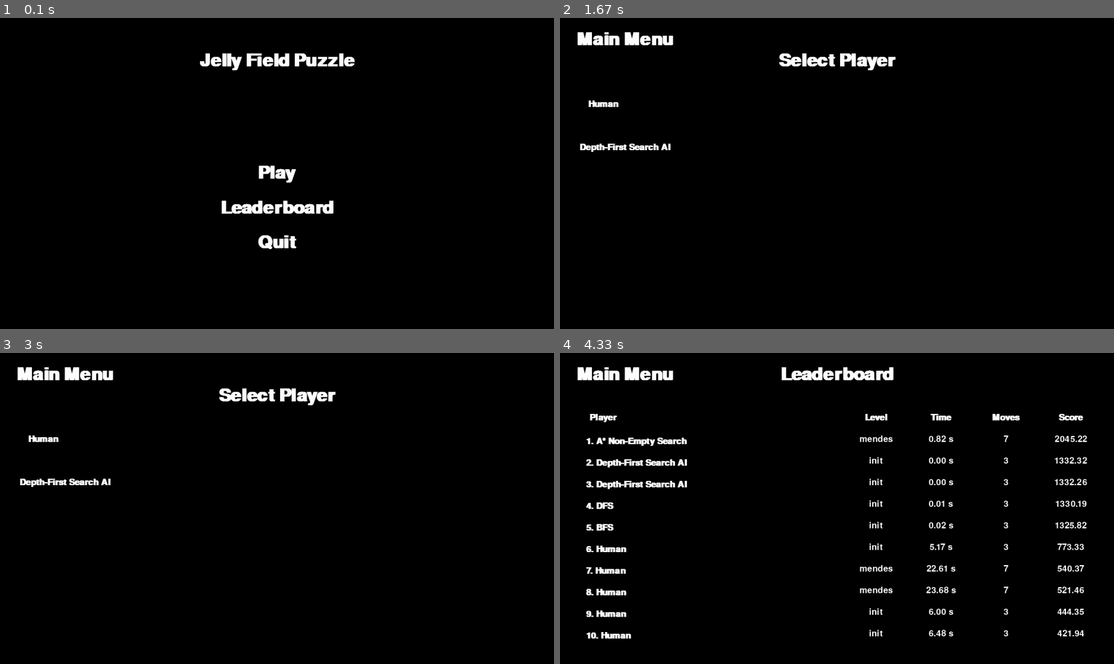
Above: before the commit, frames 1-4 (two rows, left to right).
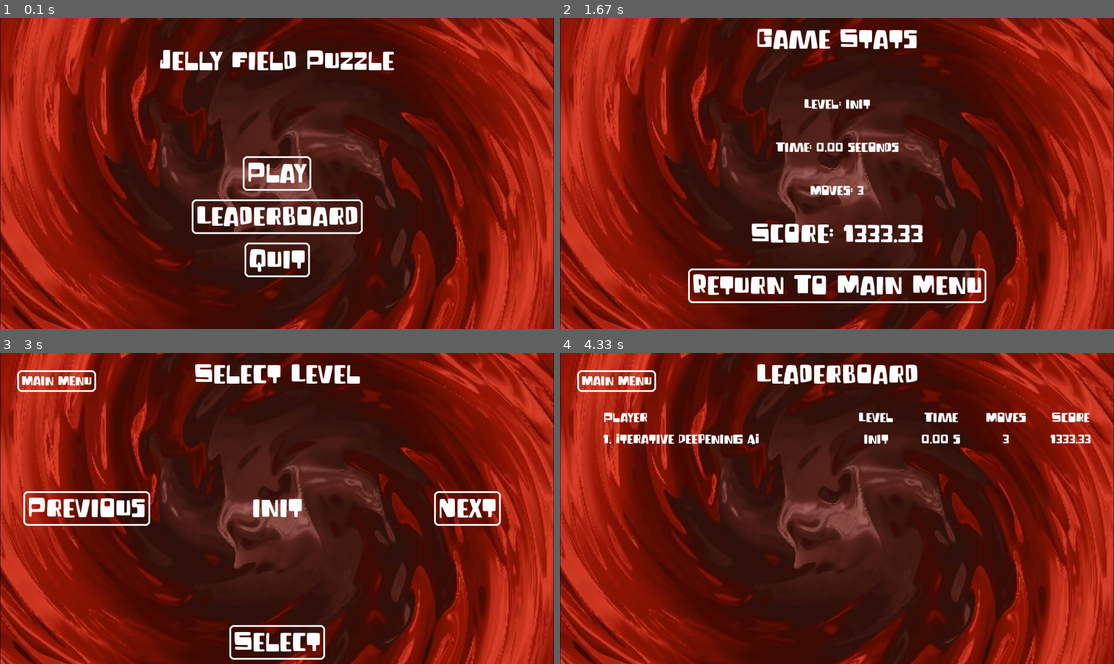
Above: after the commit, the same moments.

Repository: jose-carlos-sousa/jelly-field-IA
Game: pygame game, started from main.py
Same seed, same stepped clock (60 frames per second), same inputs: the game is played once before the commit and once after it.
Inputs (mouse positions are in pixels of both pictures, inside the frame that each line leads up to):
- Up to frame 1 (0.1 s): no input
- Up to frame 2 (1.67 s): click (837, 173) at 0.38 s; click "Select" at 0.72 s; press the mouse at (997, 111) at 1.03 s; move the mouse to (897, 148) at 1.13 s; release the mouse at (798, 185) at 1.27 s; press the mouse at (837, 217) at 1.37 s; move the mouse to (909, 136) at 1.47 s; release the mouse at (981, 55) at 1.6 s
- Up to frame 3 (3 s): click (265, 620) at 1.72 s; click (299, 496) at 2.05 s; click (465, 508) at 2.38 s, where only the run after the commit has a clickable "Next"; press the mouse at (465, 508) at 2.7 s; move the mouse to (360, 561) at 2.8 s; release the mouse at (254, 617) at 2.93 s
- Up to frame 4 (4.33 s): press the mouse at (615, 380) at 3.03 s; move the mouse to (720, 393) at 3.13 s; release the mouse at (831, 408) at 3.27 s; click (825, 542) at 3.88 s

The runs differ from the first frame. In frame 1, 100% of the frame differs, in the area x 0-100%, y 0-100%; in frame 2, 100%; in frame 3, 100%; in frame 4, 99%.

Commit message:
screens redesign... kind of

Diff:
--- a/leaderboard.csv
+++ b/leaderboard.csv
@@ -1,12 +1 @@
 Player,Time,Score,Moves,Level
-A* Non-Empty Search,0.82,2045.22,7,mendes
-BFS,0.02,1325.82,3,init
-DFS,0.01,1330.19,3,init
-Depth-First Search AI,0.002408742904663086,1332.26,3,init
-Depth-First Search AI,0.002286195755004883,1332.32,3,init
-Human,23.682834148406982,521.46,7,mendes
-Human,6.002010345458984,444.35,3,init
-Human,6.480051279067993,421.94,3,init
-Human,22.609403371810913,540.37,7,mendes
-Human,17.00634503364563,0.0,8,mendes
-Human,5.172457218170166,773.33,3,init
--- a/screens/ai_game.py
+++ b/screens/ai_game.py
@@ -6,12 +6,20 @@
     def __init__(self, state):
         super().__init__()
         self.gajo = ai.AIAgent(state)
-        self.add_text_button("Main Menu", "large_bold", (150, 50))
+        self.add_text_button("Return To Main Menu", "large_bold", (self.width // 2, self.height - 100))
         self.stats = self.run_game(state)
 
     def run_game(self, state):
         if state.player == "Depth-First Search AI":
             solution = self.gajo.depth_first_search()
+        elif state.player == "Breadth-First Search AI":
+            solution = self.gajo.bfs_search()
+        elif state.player == "Iterative Deepening AI":
+            solution = self.gajo.iterative_deepening()
+        elif state.player == "A* Maximize Empty AI":
+            solution = self.gajo.a_star_search(self.gajo.heuristic_non_empty_jellies)
+        elif state.player == "A* Minimize Goal AI":
+            solution = self.gajo.a_star_search(self.gajo.heuristic_goal_vals)
 
         score, steps, solution_time = self.gajo.get_solution_stats(solution)
 
@@ -22,11 +30,14 @@
             file.write(f"{stats['player']},{stats['time']},{stats['score']},{stats['steps']},{stats['level']}\n")
 
     def display(self, state):
-        self.surface.fill((0, 0, 0))
+        self.surface.blit(self.bg, (0, 0))
         self.draw_text("Game Stats", "large_bold", (self.width // 2, 50))
-        self.draw_text("Main Menu", "large_bold", (150, 50))
+        self.draw_button("Return To Main Menu", "large_bold", (self.width // 2, self.height - 100))
 
-        self.draw_text(f"Time: {self.stats['time']:.2f} seconds", "medium", (self.width // 2, 200))
+        self.draw_text(f"Level: {self.stats['level']}", "medium", (self.width // 2, 200))
+        self.draw_text(f"Time: {self.stats['time']:.2f} seconds", "medium", (self.width // 2, 300))
+        self.draw_text(f"Moves: {self.stats['steps']}", "medium", (self.width // 2, 400))
+        self.draw_text(f"Score: {self.stats['score']:.2f}", "large", (self.width // 2, 500))
 
         pygame.display.flip()
 
@@ -34,7 +45,7 @@
         if event.type == pygame.MOUSEBUTTONDOWN and event.button == 1:
                 for button_text, rect in self.buttons.items():
                     if rect.collidepoint(event.pos):
-                        if button_text == "Main Menu":
+                        if button_text == "Return To Main Menu":
                             self.save_game(self.stats)
                             return "main_menu", state
 
--- a/screens/game_screen.py
+++ b/screens/game_screen.py
@@ -9,7 +9,7 @@
         self.cell_size = 50
         self.dragging = False
         self.selected_jelly = None
-        self.add_text_button("Main Menu", "medium_bold", (150, 50))
+        self.add_text_button("Main Menu", "medium_bold", (50, 50), alignment="left")
 
         self.jelly_positions = {}
         for i in range(len(state.next_jellies)):
@@ -63,14 +63,14 @@
     def display(self, state):
         current_time = round(time.time() - state.stats['time'])
 
-        self.surface.fill((0, 0, 0))
+        self.surface.blit(self.bg, (0, 0))
 
-        self.draw_text("Main Menu", "large_bold", (150, 50))
+        self.draw_button("Main Menu", "medium_bold", (50, 50), alignment="left")
 
         self.draw_goals(state)
 
-        self.draw_text(f"Moves: {state.stats['steps']}", "medium_bold", (self.width - 150, 50))
-        self.draw_text(f"Time: {(current_time // 60):02d}:{(current_time % 60):02d}", "medium_bold", (self.width - 150, 150))
+        self.draw_text(f"Moves: {state.stats['steps']}", "medium_bold", (self.width - 50, 50), alignment="right")
+        self.draw_text(f"Time: {(current_time // 60):02d}:{(current_time % 60):02d}", "medium_bold", (self.width - 50, 150), alignment="right")
 
         self.draw_board(state)
 
--- a/screens/leaderboard.py
+++ b/screens/leaderboard.py
@@ -5,14 +5,14 @@
     def __init__(self, leaderboard):
         super().__init__()
         self.leaderboard = leaderboard
-        self.add_text_button("Main Menu", "large_bold", (150, 50))
+        self.add_text_button("Main Menu", "medium_bold", (50, 50), alignment="left")
 
     def display(self, state):
-        self.surface.fill((0, 0, 0))
+        self.surface.blit(self.bg, (0, 0))
         self.draw_text("Leaderboard", "large_bold", (self.width // 2, 50))
-        self.draw_text("Main Menu", "large_bold", (150, 50))
+        self.draw_button("Main Menu", "medium_bold", (50, 50), alignment="left")
 
-        self.draw_text("Player", "medium_bold", (100, 150))
+        self.draw_text("Player", "medium_bold", (100, 135), alignment="left")
         self.draw_text("Level", "medium_bold", (self.width - 550, 150))
         self.draw_text("Time", "medium_bold", (self.width - 400, 150))
         self.draw_text("Moves", "medium_bold", (self.width - 250, 150))
@@ -22,10 +22,7 @@
         pos = 1
 
         for index, row in self.leaderboard.iterrows():
-            text = self.fonts['medium_bold'].render(f"{pos}. {row['Player']}", True, (255, 255, 255))
-            text_rect = text.get_rect(topleft=(60, y_offset - 5))
-            self.surface.blit(text, text_rect)
-
+            self.draw_text(f"{pos}. {row['Player']}", "medium_bold", (100, y_offset - 15), alignment="left")
             self.draw_text(f"{row['Level']}", "medium", (self.width - 550, y_offset))
             self.draw_text(f"{row['Time']:.2f} s", "medium", (self.width - 400, y_offset))
             self.draw_text(f"{row['Moves']}", "medium", (self.width - 250, y_offset))
--- a/screens/level_select.py
+++ b/screens/level_select.py
@@ -8,18 +8,20 @@
         super().__init__()
         self.levels = [s.split('.')[0] for s in os.listdir(os.path.join(os.getcwd(), 'levels'))]
         self.selected = 0
+        self.add_text_button("Main Menu", "medium_bold", (50, 50), alignment="left")
         self.add_text_button("Previous", "large", (200, self.height // 2))
         self.add_text_button("Next", "large", (self.width - 200, self.height // 2))
         self.add_text_button("Select", "large", (self.width // 2, self.height - 50))
 
     def display(self, state):
-        self.surface.fill((0, 0, 0))
+        self.surface.blit(self.bg, (0, 0))
         self.draw_text("Select Level", "large_bold", (self.width // 2, 50))
+        self.draw_button("Main Menu", "medium_bold", (50, 50), alignment="left")
 
-        self.draw_text("Previous", "large", (200, self.height // 2))
-        self.draw_text("Next", "large", (self.width - 200, self.height // 2))
+        self.draw_button("Previous", "large", (200, self.height // 2))
+        self.draw_button("Next", "large", (self.width - 200, self.height // 2))
 
-        self.draw_text("Select", "large", (self.width // 2, self.height - 50))
+        self.draw_button("Select", "large", (self.width // 2, self.height - 50))
 
         self.draw_text(self.levels[self.selected], "large_bold", (self.width // 2, self.height // 2))
 
@@ -33,6 +35,8 @@
                             self.selected = (self.selected - 1) % len(self.levels)
                         elif button_text == "Next":
                             self.selected = (self.selected - 1) % len(self.levels)
+                        elif button_text == "Main Menu":
+                            return "main_menu", state
                         elif button_text == "Select":
                             file = os.path.join('.', 'levels', '.'.join([self.levels[self.selected], 'txt']))
                             new_state = JellyFieldState(file)
--- a/screens/main_menu_screen.py
+++ b/screens/main_menu_screen.py
@@ -8,16 +8,16 @@
         self.start_y = int(self.height / 2)
 
         for index, button_text in enumerate(self.button_texts):
-            self.add_text_button(button_text, "large_bold", (self.width // 2, self.start_y + index * 80))
+            self.add_text_button(button_text, "large_bold", (self.width // 2, self.start_y + index * 100))
 
 
     def display(self, state):
-        self.surface.fill((0, 0, 0))
+        self.surface.blit(self.bg, (0, 0))
         self.draw_text("Jelly Field Puzzle", "large_bold", (self.width // 2, 100))
 
         for index, text in enumerate(self.button_texts):
-            position = (self.width // 2, self.start_y + index * 80)
-            self.draw_text(text, "large_bold", position)
+            position = (self.width // 2, self.start_y + index * 100)
+            self.draw_button(text, "large_bold", position)
 
         pygame.display.flip()
 
--- a/screens/player_select.py
+++ b/screens/player_select.py
@@ -4,16 +4,24 @@
 class PlayerSelect(Screen):
     def __init__(self):
         super().__init__()
-        self.add_text_button("Main Menu", "large_bold", (150, 50))
-        self.add_text_button("Human", "medium_bold", (100, 200))
-        self.add_text_button("Depth-First Search AI", "medium_bold", (150, 300))
+        self.add_text_button("Main Menu", "medium_bold", (50, 50), alignment="left")
+        self.add_text_button("Human", "medium_bold", (100, 200) ,alignment="left")
+        self.add_text_button("Depth-First Search AI", "medium_bold", (100, 400), alignment="left")
+        self.add_text_button("Breadth-First Search AI", "medium_bold", (100, 600), alignment="left")
+        self.add_text_button("Iterative Deepening AI", "medium_bold", (self.width - 100, 200), alignment="right")
+        self.add_text_button("A* Maximize Empty AI", "medium_bold", (self.width - 100, 400), alignment="right")
+        self.add_text_button("A* Minimize Goal AI", "medium_bold", (self.width - 100, 600), alignment="right")
 
     def display(self, state):
-        self.surface.fill((0, 0, 0))
+        self.surface.blit(self.bg, (0, 0))
         self.draw_text("Select Player", "large_bold", (self.width // 2, 100))
-        self.draw_text("Main Menu", "large_bold", (150, 50))
-        self.draw_text("Human", "medium_bold", (100, 200))
-        self.draw_text("Depth-First Search AI", "medium_bold", (150, 300))
+        self.draw_button("Main Menu", "medium_bold", (50, 50), alignment="left")
+        self.draw_button("Human", "medium_bold", (100, 200), alignment="left")
+        self.draw_button("Depth-First Search AI", "medium_bold", (100, 400), alignment="left")
+        self.draw_button("Breadth-First Search AI", "medium_bold", (100, 600), alignment="left")
+        self.draw_button("Iterative Deepening AI", "medium_bold", (self.width - 100, 200), alignment="right")
+        self.draw_button("A* Maximize Empty AI", "medium_bold", (self.width - 100, 400), alignment="right")
+        self.draw_button("A* Minimize Goal AI", "medium_bold", (self.width - 100, 600), alignment="right")
 
         pygame.display.flip()
 
@@ -30,5 +38,17 @@
                         elif button_text == "Depth-First Search AI":
                             state.player = "Depth-First Search AI"
                             return "ai_game", state
+                        elif button_text == "Breadth-First Search AI":
+                            state.player = "Breadth-First Search AI"
+                            return "ai_game", state
+                        elif button_text == "Iterative Deepening AI":
+                            state.player = "Iterative Deepening AI"
+                            return "ai_game", state
+                        elif button_text == "A* Maximize Empty AI":
+                            state.player = "A* Maximize Empty AI"
+                            return "ai_game", state
+                        elif button_text == "A* Minimize Goal AI":
+                            state.player = "A* Minimize Goal AI"
+                            return "ai_game", state
 
         return "player_select", state
--- a/screens/screen.py
+++ b/screens/screen.py
@@ -1,14 +1,15 @@
-import pygame
+import pygame, colorsys
 from abc import ABC, abstractmethod
 
 class Screen(ABC):
-    def __init__(self, resolution =(1280, 720), buttons={}, font=None):
+    def __init__(self, resolution =(1280, 720), buttons={}, font='./assets/FunBlob.ttf', bold='./assets/FunBlob.ttf'):
+        self.bg = pygame.transform.scale(pygame.image.load("./assets/balala.jpg"), resolution)
         self.width, self.height = resolution
         self.buttons = buttons
         self.surface = pygame.display.set_mode(resolution)
-        self.fonts = self.init_fonts(font)
+        self.fonts = self.init_fonts(font, bold)
 
-    def init_fonts(self, font):
+    def init_fonts(self, font, bold):
         scaling_factor = self.width / 1280
 
         large = pygame.font.Font(font, int(60 * scaling_factor))
@@ -16,20 +17,53 @@
         medium = pygame.font.Font(font, int(30 * scaling_factor))
         small = pygame.font.Font(font, int(15 * scaling_factor))
 
-        large_bold = pygame.font.SysFont(font, int(60 * scaling_factor), bold=True)
-        medium_bold = pygame.font.SysFont(font, int(30 * scaling_factor), bold=True)
-        small_bold = pygame.font.SysFont(font, int(15 * scaling_factor), bold=True)
+        large_bold = pygame.font.Font(bold, int(60 * scaling_factor))
+        medium_bold = pygame.font.Font(bold, int(30 * scaling_factor))
+        small_bold = pygame.font.Font(bold, int(15 * scaling_factor))
 
         return {'large': large, 'medium_large': medium_large, 'medium': medium, 'small': small, 'large_bold': large_bold, 'medium_bold': medium_bold, 'small_bold': small_bold}
 
-    def draw_text(self, text, font, position, color=(255, 255, 255)):
+    def get_complementary_color(self, rgb):
+        r, g, b = [x / 255.0 for x in rgb]
+        h, l, s = colorsys.rgb_to_hls(r, g, b)
+
+        h = (h + 0.5) % 1.0
+
+        r2, g2, b2 = colorsys.hls_to_rgb(h, l, s)
+
+        return tuple(int(x * 255) for x in (r2, g2, b2))
+
+    def draw_text(self, text, font, position, color=(255, 255, 255), alignment="center"):
         text = self.fonts[font].render(text, True, color)
-        text_rect = text.get_rect(center=position)
+        if alignment == "center":
+            text_rect = text.get_rect(center=position)
+        elif alignment == "left":
+            text_rect = text.get_rect(topleft=position)
+        else:
+            text_rect = text.get_rect(topright=position)
         self.surface.blit(text, text_rect)
 
-    def add_text_button(self, text, font, position, color=(255, 255, 255)):
+    def draw_button(self, text, font, position, color=(255, 255, 255), alignment="center"):
+        text = self.fonts[font].render(text, True, color)
+        if alignment == "center":
+            text_rect = text.get_rect(center=position)
+        elif alignment == "left":
+            text_rect = text.get_rect(topleft=position)
+        else:
+            text_rect = text.get_rect(topright=position)
+
+        button_rect = text_rect.inflate(20, 20)
+        pygame.draw.rect(self.surface, self.get_complementary_color(color), button_rect, 4, 10)
+        self.surface.blit(text, text_rect)
+
+    def add_text_button(self, text, font, position, color=(255, 255, 255), alignment="center"):
         font_text = self.fonts[font].render(text, True, color)
-        text_rect = font_text.get_rect(center=position)
+        if alignment == "center":
+            text_rect = font_text.get_rect(center=position)
+        elif alignment == "left":
+            text_rect = font_text.get_rect(topleft=position)
+        else:
+            text_rect = font_text.get_rect(topright=position)
 
         self.buttons[text] = text_rect
 
Binary file added: assets/FunBlob.otf
Binary file added: assets/FunBlob.ttf
Binary file added: assets/balala.jpg
